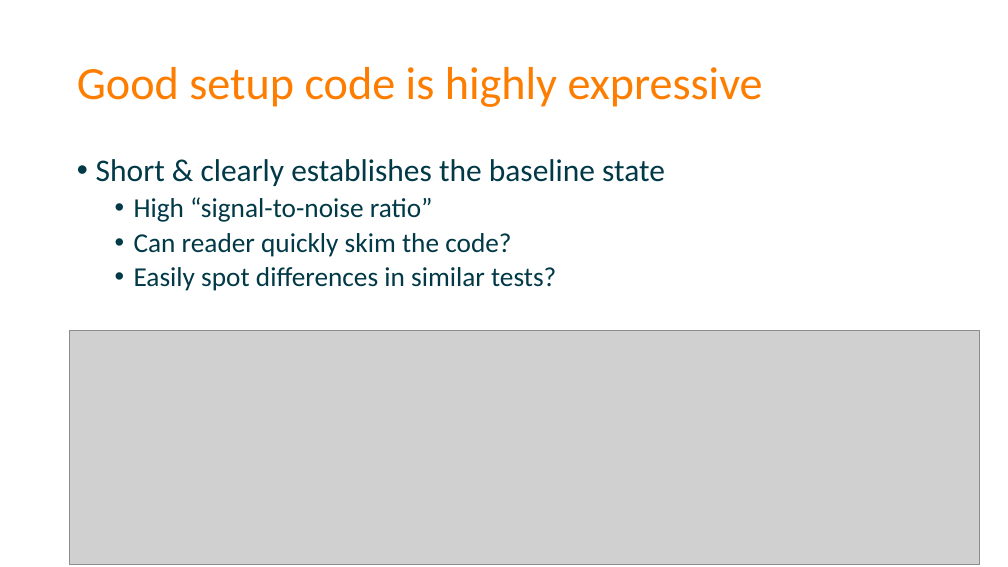
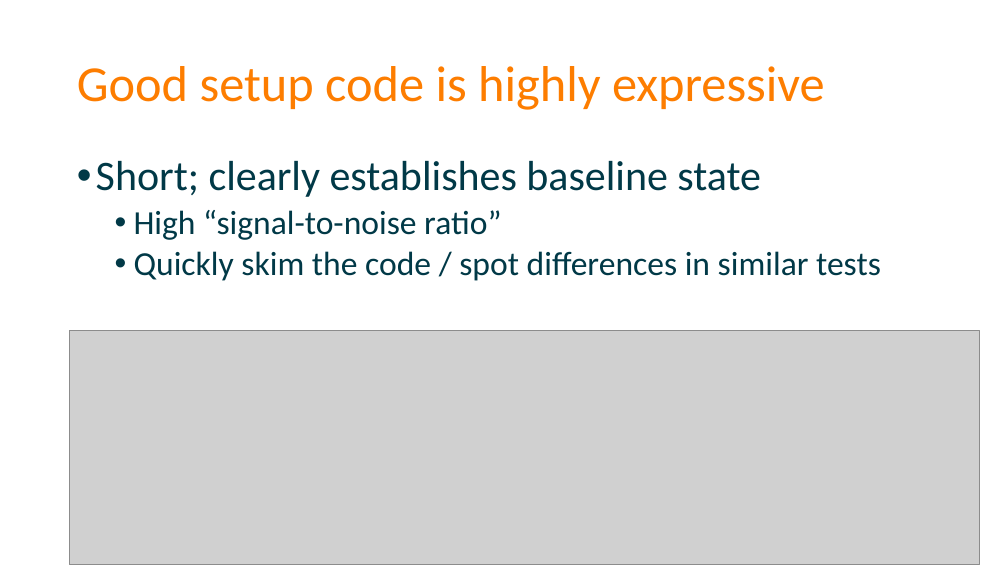
Before and after one commit to spetryjohnson/Talk-Patterns_of_Effective_Test_Setup, a slide deck: slide 25 of POETS - CodeMash 2017.pptx (slide 28 before the commit). Drawn at 1008x567 pixels with LibreOffice and Linux fonts; fonts in the diff are those of the drawing; grey boxes stand for pictures. Boxes give left, top, right and bottom in pixels: in the first picture for what was removed or moved away, otherwise in the second. Text is boxed around its words. In the diff, an @@ line names an element or a change of style, - is before the commit and + after.

Commit message:
Increasing slide font sizes (partial)

```diff
--- a/POETS - CodeMash 2017.pptx
+++ b/POETS - CodeMash 2017.pptx
@@ title "Good setup code is highly ..." at [77, 66, 825, 110]: size 44 to 48 pt @@
@@ text at [96, 161, 761, 197]: text changed; size 30 to 40 pt @@
-• Short & clearly establishes the baseline state
+• Short; clearly establishes baseline state
@@ text at [134, 210, 501, 240]: size 26 to 32 pt in "High “signal-to-noise ratio”" @@
@@ text at [134, 251, 881, 281]: text changed; size 26 to 32 pt @@
-  • Can reader quickly skim the code?
-  • Easily spot differences in similar tests?
+  • Quickly skim the code / spot differences in similar tests
```
Also in this commit, not shown: 69 other slides changed, 4 slides removed, 1 other file.
